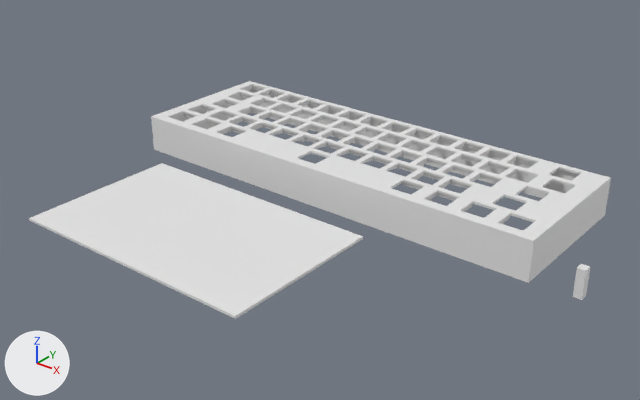
Before and after pictures for a commit that changed the Blender file design/keyboard.blend.
The view is the same before and after, from a 50 mm lens placed at (317.0, -436.0, 222.0), pointed at (26.0, -72.0, -4.0). The lights are fixed; the arrows at lower left show +X, +Y and +Z.

In view in the first picture: 'Part1', 'Part2', 'Part3', 'Plane', 'Screwhole'.
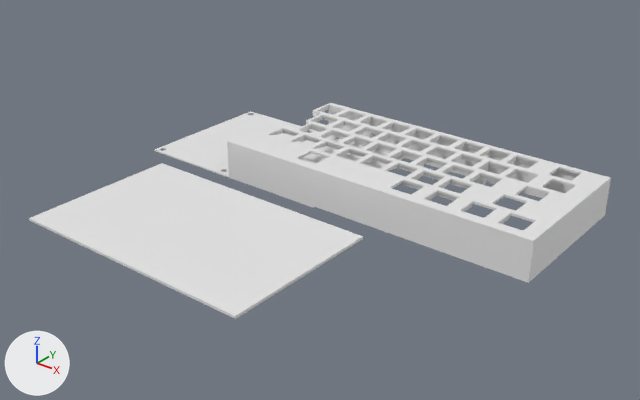
Commit message: Added all screwholes on both the frame and the bottom plate

Where the newer file only moved an object's origin or applied its transform, the numbers keep the older frame.

Pixel boxes [x1, y1, x2, y2] of what changed, in the pictures (640 x 400 px):
'Part1', hidden
    before: [151, 81, 330, 176]
'Bottom plate', shown
    after: [154, 111, 403, 208]
'Screwhole', deleted
    before: [573, 264, 590, 300]
part 1 of me_part3, added
    after: [476, 157, 488, 184]
part 2 of me_part2, added
    after: [363, 132, 373, 147]
part 3 of me_part1, built on
    before: [151, 116, 229, 176]

What the commit changed:
me_part3 is used by ob_part3; location (98.4, -10.0, 4.9); rotation (3.142, 0.0, 0.0), in degrees (180, 0, 0).
me_part3 had 627 vertices, 982 faces and spanned x -60.8..55.2, y -50.3..49.2, z -1.9..22.8.
me_part3 now has 775 vertices, 1062 faces and spans x -60.8..55.2, y -50.3..49.2, z -1.9..22.8.
me_part3 part 1: a new loose piece of 74 vertices spanning x -28.5..-23.5, y -48.3..-43.3, z 5.8..22.8.
me_part2 is used by ob_part2; location (-2.4, -11.2, 4.9); rotation (3.142, 0.0, 0.0), in degrees (180, 0, 0).
me_part2 had 570 vertices, 1091 faces, 2 loose edges and spanned x -59.1..59.8, y -51.5..48.0, z -1.9..22.8.
me_part2 now has 709 vertices, 1168 faces and spans x -59.1..59.8, y -51.5..48.0, z -1.9..22.8.
me_part2 part 2: a new loose piece of 74 vertices spanning x -18.2..-13.2, y -49.5..-44.5, z 5.8..22.8.
me_part1 is used by ob_part1; location (-90.2, -10.4, 4.9); rotation (3.142, 0.0, 0.0), in degrees (180, 0, 0).
me_part1 had 454 vertices, 886 faces and spanned x -43.7..49.2, y -50.7..48.8, z -1.9..22.8.
me_part1 now has 741 vertices, 1047 faces and spans x -43.7..49.2, y -50.7..48.8, z -1.9..22.8.
me_part1 part 3: 2 vertices removed from x -41.7, y 48.8, z -1.9..0.1; 73 vertices added at x -41.7..-36.7, y 41.8..46.8, z 5.8..22.8.
me_plane is used by ob_bottom_plate; location (5.7, 119.3, -53.1).
me_plane had 20 vertices, 14 faces and spanned x -140.0..148.0, y -178.0..-79.0, z 44.0..45.0.
me_plane now has 200 vertices, 16 faces and spans x -134.0..10.0, y -59.0..40.0, z -19.0..-18.0.
me_plane part 4: 20 vertices removed from x -140.0..148.0, y -178.0..-79.0, z 44.0..45.0; 200 vertices added at x -134.0..10.0, y -59.0..40.0, z -19.0..-18.0.
Object 'Part1' (ob_part1) is now hidden.
Object 'Screwhole' (ob_screwhole) is deleted.
Object 'Bottom plate' (ob_bottom_plate) is now shown.
Object 'Bottom plate' (ob_bottom_plate) moves from (5.7, 119.3, -53.1) to (0.0, 0.0, 0.0).
